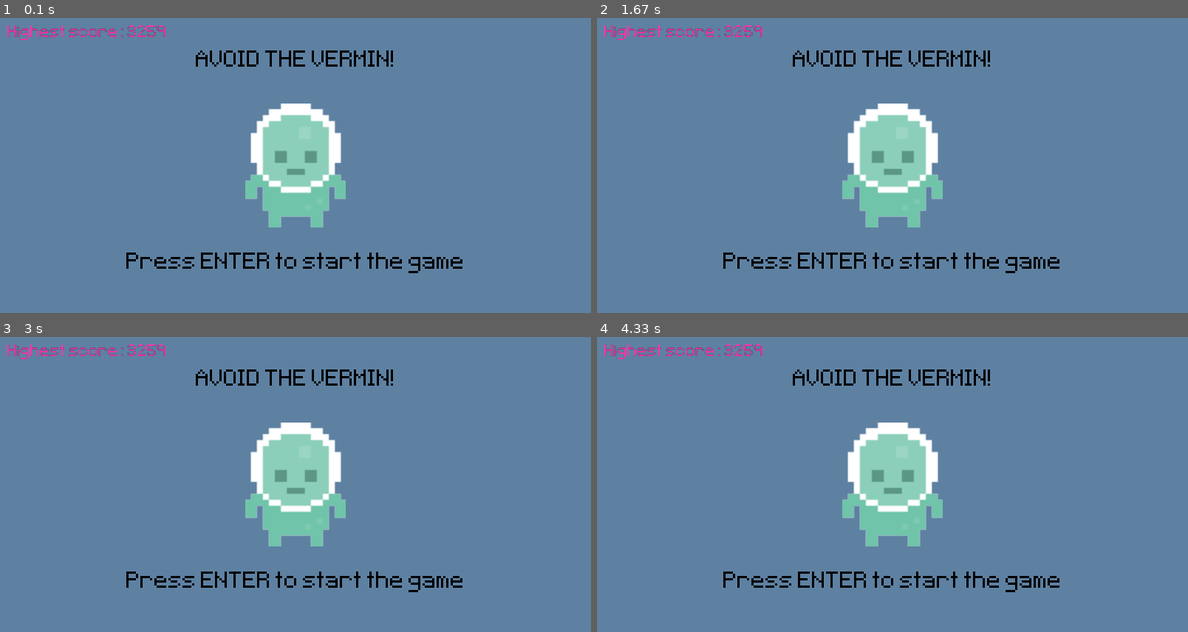
Above: before the commit, frames 1-4 (two rows, left to right).
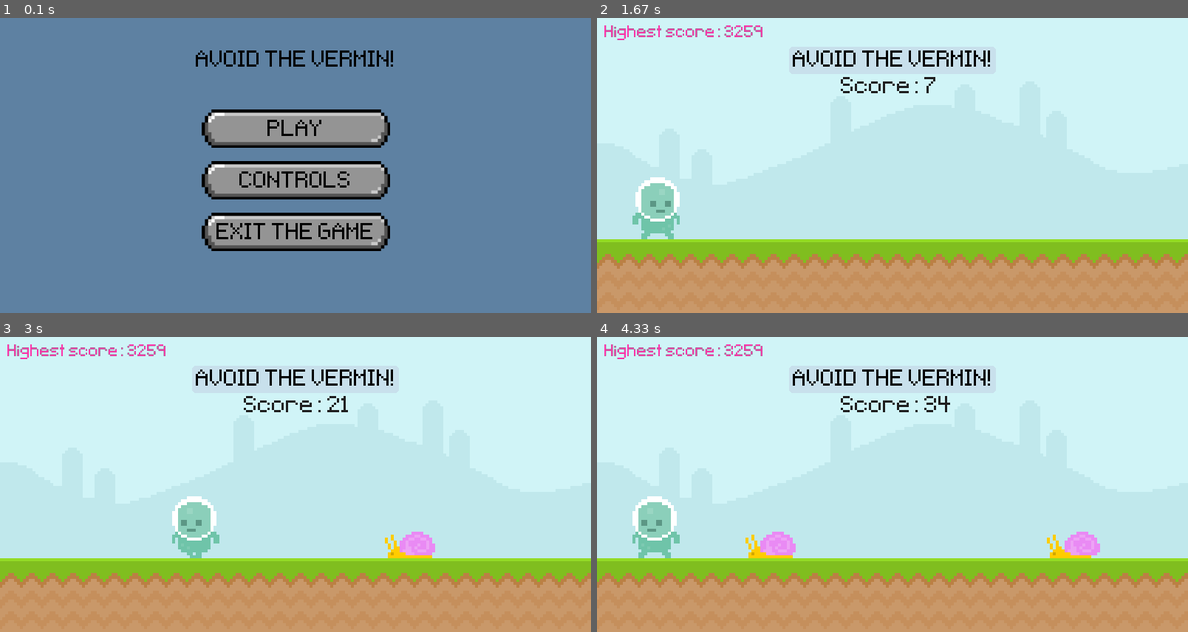
Above: after the commit, the same moments.

Repository: PavelKosnar/Vermin-avoider
Game: pygame game, started from main.py
The game is run twice, just before and just after one commit, with the same random seed, the same clock (stepped at 60 frames per second) and the same inputs.
Inputs (mouse positions are in pixels of both pictures, inside the frame that each line leads up to):
- Up to frame 1 (0.1 s): no input
- Up to frame 2 (1.67 s): click (892, 130) at 0.38 s, where only the run after the commit has a clickable "PLAY"; hold Esc 0.67-1.13 s; hold D 0.67-1.13 s; hold Esc 1.17-1.63 s
- Up to frame 3 (3 s): hold D 1.67-2.13 s; hold D 2.17-2.63 s; tap Space at 2.23, 2.53, 2.73 s; hold A from 2.67 s (still down)
- Up to frame 4 (4.33 s): tap Space at 3.03, 3.3, 3.63, 3.93, 4.07 s; release A at 3.2 s; hold S 3.23-3.53 s; hold A 3.57-3.97 s; hold S from 4 s (still down)

The runs differ from the first frame. In frame 1, 15% of the frame differs, in the area x 1-79%, y 2-87%; in frame 2, 99%, in the area x 0-100%, y 0-100%; in frame 3, 99%; in frame 4, 99%.

Commit message:
Pridani menu

Diff:
--- a/main.py
+++ b/main.py
@@ -30,9 +30,8 @@
         if self.rect.right > 800:
             self.rect.right = 800
 
-    def animation(self):
-        # GROUND ANIMATION
-        move_right = False
+    def movement(self):
+        # GROUND MOVEMENT
         if pygame.key.get_pressed()[pygame.K_d] and not pygame.key.get_pressed()[pygame.K_a]:
             self.face_right = True
             self.rect.left += 5
@@ -56,7 +55,7 @@
             else:
                 self.image = pygame.transform.flip(self.player_walk[0], True, False)
 
-        # AIR ANIMATION
+        # AIR MOVEMENT
         if self.rect.bottom < 300:
             if self.face_right:
                 self.image = self.player_jump
@@ -73,7 +72,7 @@
             self.rect = self.image.get_rect(midbottom=(80, 300))
 
     def update(self):
-        self.animation()
+        self.movement()
         self.apply_physics()
         self.reset_position()
 
@@ -98,20 +97,29 @@
         self.image = self.frames[self.animation_index]
         self.rect = self.image.get_rect(bottomleft=(randint(800, 1000), y_pos))
 
-    def animation(self):
+    def movement(self):
         self.animation_index += 0.1
         if self.animation_index >= len(self.frames):
             self.animation_index = 0
         self.image = self.frames[int(self.animation_index)]
 
     def update(self):
-        self.animation()
+        self.movement()
         self.rect.x -= 4
         self.destroy()
 
     def destroy(self):
         if self.rect.right <= 0:
             self.kill()
+
+
+class Menu(pygame.sprite.Sprite):
+    def __init__(self, y_pos):
+        super().__init__()
+
+        self.image = pygame.image.load('menu/menu_text_bg.png').convert_alpha()
+        self.image = pygame.transform.rotozoom(self.image, 0, 1.1)
+        self.rect = self.image.get_rect(center=(400, y_pos))
 
 
 class Shield(pygame.sprite.Sprite):
@@ -149,7 +157,9 @@
 
 
 def display_score():
-    current_time = pygame.time.get_ticks() - start_time
+    global pause_duration
+    pause_duration = unpause_time - pause_time
+    current_time = pygame.time.get_ticks() - start_time - pause_duration
     score_surf = font.render('Score: ' + str(int(current_time / 100)), False, (32, 32, 32))
     score_rect = score_surf.get_rect(midleft=(330, game_name_rect.bottom + 20))
     screen.blit(score_surf, score_rect)
@@ -183,18 +193,40 @@
         return False
 
 
+def handle_menu_text():
+    menu_text = ['PLAY', 'CONTROLS', 'EXIT THE GAME']
+    menu_y_pos = 150
+    for i in menu_text:
+        menu_surface = font.render(i, False, 'Black')
+        menu_rect = menu_surface.get_rect(center=(400, menu_y_pos + 4))
+        menu_text_image.update({i: {'surf': menu_surface, 'rect': menu_rect}})
+        menu_group.add(Menu(menu_y_pos))
+        menu_y_pos += 70
+
+
 # START AND SCREEN
 pygame.init()
 screen = pygame.display.set_mode((800, 400))
 pygame.display.set_caption('Avoid the vermin!')
 fps = pygame.time.Clock()
 game_active = False
+menu = True
 start_time = 0
+pause_time = 0
+unpause_time = 0
+pause_duration = 0
 score = 0
 
 shield_active = False
 start_shield_spawn_timer = 0
 random_shield_spawn = randint(30, 60)
+
+# BACKGROUND MODELS
+sky = pygame.image.load('graphics/sky.png').convert()
+ground = pygame.image.load('graphics/ground.png').convert()
+font = pygame.font.Font('font/pixeltype.ttf', 50)
+game_name = font.render('AVOID THE VERMIN!', False, 'Black')
+game_name_rect = game_name.get_rect(center=(400, 60))
 
 # MUSIC
 background_music = pygame.mixer.Sound('audio/music.wav')
@@ -207,7 +239,19 @@
 
 obstacle_group = pygame.sprite.Group()
 
+menu_group = pygame.sprite.Group()
+menu_text_image = {}
+handle_menu_text()
+
 shield = pygame.sprite.GroupSingle()
+
+# MENU
+player_stand = pygame.image.load('graphics/Player/player_stand.png').convert_alpha()
+player_stand = pygame.transform.rotozoom(player_stand, 0, 2)
+player_stand_rect = player_stand.get_rect(center=(400, 200))
+
+start_the_game = font.render('Press ENTER to start the game', False, 'Black')
+start_the_game_rect = start_the_game.get_rect(center=(400, player_stand_rect.bottom + 50))
 
 # HIGHEST SCORE
 f = open('highest_score.txt', 'r')
@@ -215,21 +259,9 @@
 score_index = highest_score.index(': ')
 highest_score = int(highest_score[score_index + 2:])
 f.close()
-
-# BACKGROUND MODELS
-sky = pygame.image.load('graphics/sky.png').convert()
-ground = pygame.image.load('graphics/ground.png').convert()
-font = pygame.font.Font('font/pixeltype.ttf', 50)
-game_name = font.render('AVOID THE VERMIN!', False, 'Black')
-game_name_rect = game_name.get_rect(center=(400, 60))
-
-# MENU
-player_stand = pygame.image.load('graphics/Player/player_stand.png').convert_alpha()
-player_stand = pygame.transform.rotozoom(player_stand, 0, 2)
-player_stand_rect = player_stand.get_rect(center=(400, 200))
-
-start_the_game = font.render('Press ENTER to start the game', False, 'Black')
-start_the_game_rect = start_the_game.get_rect(center=(400, player_stand_rect.bottom + 50))
+highest_score_surf = font.render('Highest score: ' + str(highest_score), False, '#FF33AA')
+highest_score_surf = pygame.transform.rotozoom(highest_score_surf, 0, 0.7)
+highest_score_rect = highest_score_surf.get_rect(topleft=(10, 10))
 
 # TIMER
 obstacle_timer = pygame.USEREVENT + 1
@@ -241,7 +273,31 @@
         if event.type == pygame.QUIT:
             pygame.quit()
             exit()
-        if game_active:
+
+        # MENU
+        if event.type == pygame.KEYDOWN and event.key == pygame.K_ESCAPE:
+            if menu:
+                menu = False
+                unpause_time = pygame.time.get_ticks()
+            else:
+                menu = True
+                pause_time = pygame.time.get_ticks()
+        if menu:
+            if event.type == pygame.MOUSEBUTTONDOWN:
+                for menu_button_text in menu_text_image:
+                    menu_button = menu_text_image[menu_button_text]
+                    rect = menu_button['rect']
+                    if rect.collidepoint(event.pos):
+                        if menu_button_text == 'PLAY':
+                            menu = False
+                            unpause_time = pygame.time.get_ticks()
+                            if not game_active:
+                                start_time = pygame.time.get_ticks()
+                                game_active = True
+                        elif menu_button_text == 'EXIT THE GAME':
+                            pygame.quit()
+                            exit()
+        if game_active and not menu:
             # OBSTACLE SPAWN
             if event.type == obstacle_timer:
                 obstacle_group.add(Obstacle(choice(['fly', 'snail', 'snail'])))
@@ -250,7 +306,18 @@
                 game_active = True
                 start_time = pygame.time.get_ticks()
 
-    if game_active:
+    if menu:
+        screen.fill((94, 129, 162))
+        screen.blit(game_name, game_name_rect)
+
+        # DRAW MENU TEXTS
+        menu_group.draw(screen)
+        menu_group.update()
+        for x in menu_text_image:
+            current_menu_text = menu_text_image[x]
+            screen.blit(current_menu_text['surf'], current_menu_text['rect'])
+
+    elif game_active:
         # BACKGROUND
         screen.blit(sky, (0, 0))
         screen.blit(ground, (0, 300))
@@ -317,10 +384,10 @@
             f = open('highest_score.txt', 'w')
             f.write('Highest score: ' + str(highest_score))
             f.close()
-
-        highest_score_surf = font.render('Highest score: ' + str(highest_score), False, '#FF33AA')
-        highest_score_surf = pygame.transform.rotozoom(highest_score_surf, 0, 0.7)
-        highest_score_rect = highest_score_surf.get_rect(topleft=(10, 10))
+            highest_score_surf = font.render('Highest score: ' + str(highest_score), False, '#FF33AA')
+            highest_score_surf = pygame.transform.rotozoom(highest_score_surf, 0, 0.7)
+            highest_score_rect = highest_score_surf.get_rect(topleft=(10, 10))
+
         screen.blit(highest_score_surf, highest_score_rect)
 
     pygame.display.update()
Binary file added: menu/menu_text_bg.png
